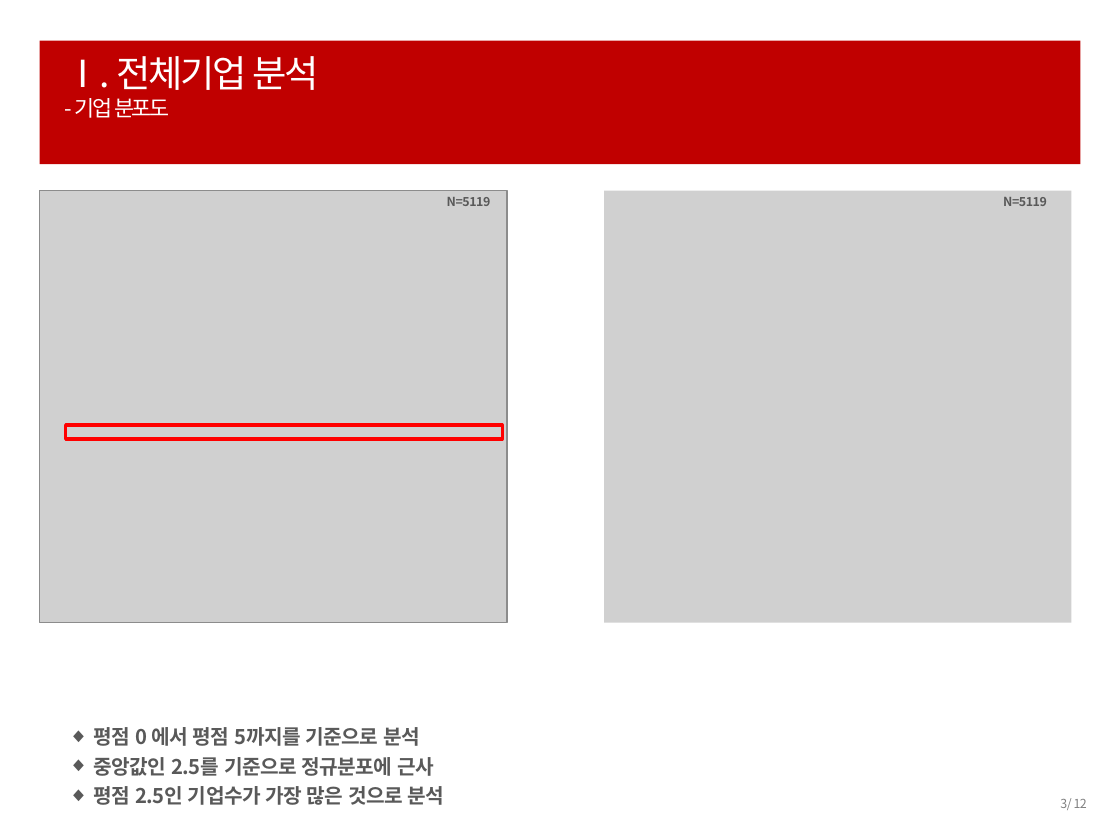
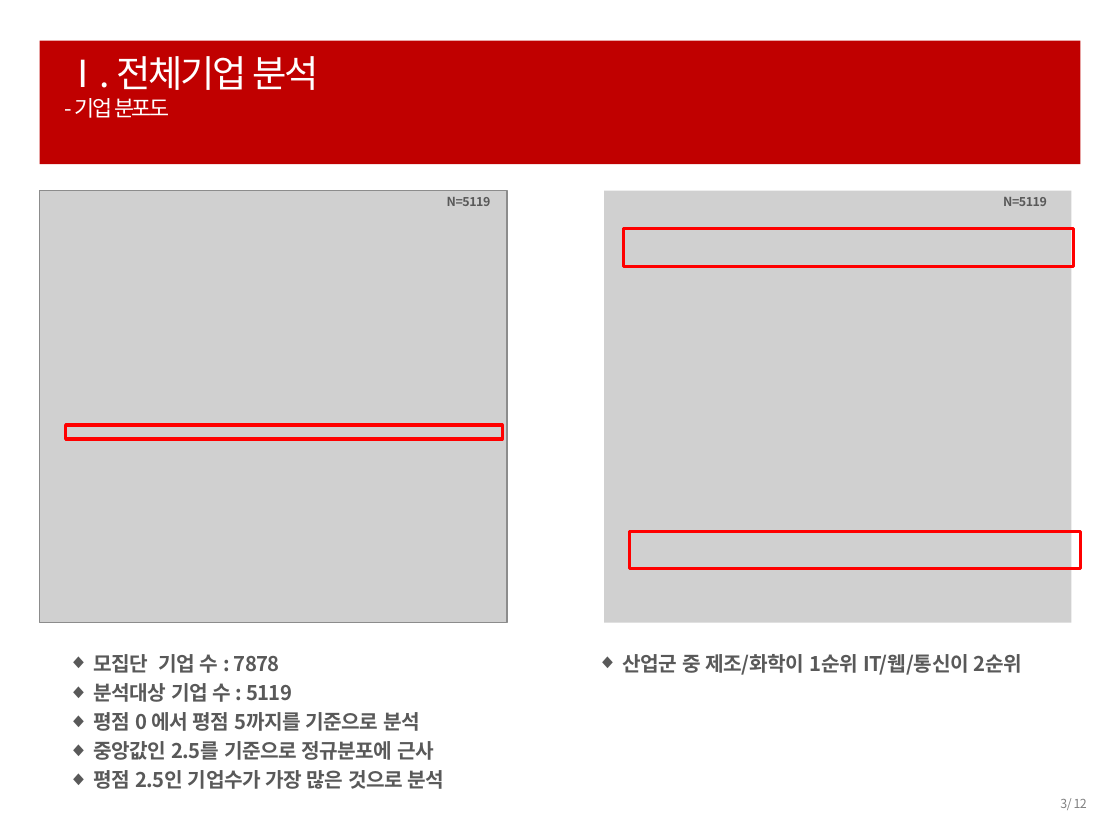
Before and after one commit to ParkHwan/R-studio, a slide deck: slide 3 of project/최종 발표자료.pptx. Drawn at 1120x840 pixels with LibreOffice and Linux fonts; fonts in the diff are those of the drawing; grey boxes stand for pictures. Boxes give left, top, right and bottom in pixels: in the first picture for what was removed or moved away, otherwise in the second. Text is boxed around its words. In the diff, an @@ line names an element or a change of style, - is before the commit and + after.

Commit message:
0418

```diff
--- a/project/최종 발표자료.pptx
+++ b/project/최종 발표자료.pptx
@@ rectangle added at (x1=623, y1=228, x2=1074, y2=265), outline #FF0000 2 pt @@
@@ rectangle added at (x1=629, y1=531, x2=1081, y2=568), outline #FF0000 2 pt @@
@@ text "모집단 기업 수 : 7878" moved from (x1=94, y1=727, x2=444, y2=805) to (x1=94, y1=654, x2=444, y2=789) @@
@@ text at (x1=94, y1=654, x2=292, y2=702): paragraphs added @@
+◆ 모집단 기업 수 : 7878
+◆ 분석대상 기업 수 : 5119
@@ text added at (x1=623, y1=654, x2=1023, y2=675), 13 pt, text #595959, bold @@
+◆ 산업군 중 제조/화학이 1순위 IT/웹/통신이 2순위
```
Also in this commit, not shown: 3 other slides changed.
